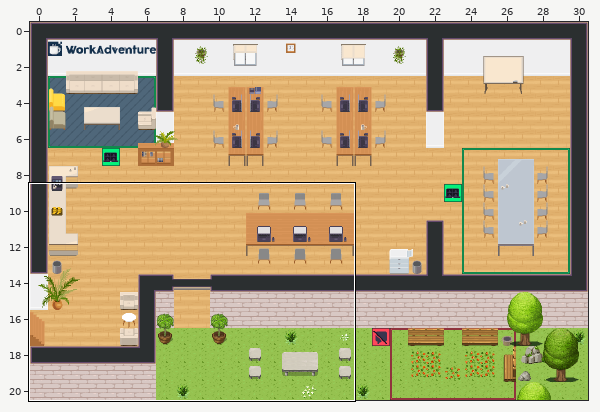
Tiled map (JSON) -- map.tmj. The picture above shows the old version from afar; the outline marks the close-up.
Close-up. Before:
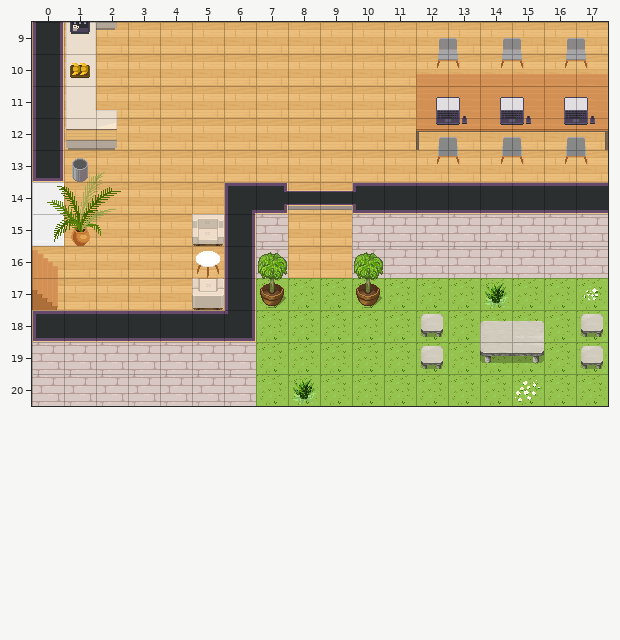
Cells are 32x32 px. Shown: x 0..17, y 9..20. The commit also changed other parts of the map, which this record leaves out.
New version:
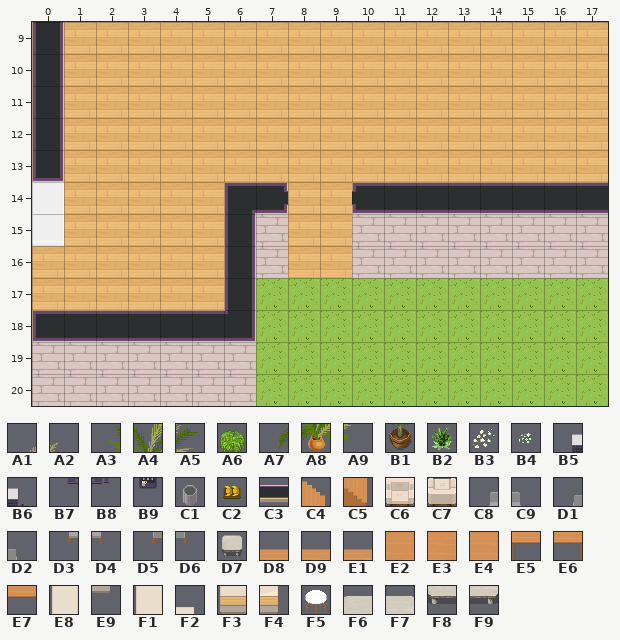
Key: from "WA_Decoration": A1 61, A2 62, A3 72, A4 73, A5 74, A6 78, A7 84, A8 85, A9 86, B1 90; from "WA_Exterior": B2 506, B3 578, B4 579; from "WA_Miscellaneous": B5 2, B6 3, B7 12, B8 13, B9 56, C1 60, C2 104; from "WA_Room_Builder": C3 64, C4 450 flipped left-right, C5 475 flipped left-right; from "WA_Seats": C6 46, C7 47, C8 121, C9 122, D1 123, D2 124, D3 134, D4 135, D5 136, D6 137, D7 150; from "WA_Tables": D8 0, D9 1, E1 3, E2 10, E3 11, E4 13, E5 20, E6 21, E7 23, E8 80, E9 81, F1 100, F2 101, F3 110, F4 111, F5 130, F6 177, F7 178, F8 187, F9 188.
__ is an empty cell.
Changes in this commit:
Layer "furniture/furniture1" (removed):
y 11: x 12..17 E2 E4 E4 E4 E4 E3 -> __ __ __ __ __ __
y 12: x 12..17 E5 E7 E7 E7 E7 E6 -> __ __ __ __ __ __
y 17: x 14 B2 -> __; x 17 B4 -> __
y 20: x 8 B2 -> __; x 15 B3 -> __
Layer "furniture/furniture2" (removed):
y 9: x 1..2 E8 E9 -> __ __; x 12..17 C8 C9 C8 C9 C8 C9 -> __ __ __ __ __ __
y 10: x 1 E8 -> __; x 12..17 D3 D4 D3 D4 D3 D4 -> __ __ __ __ __ __
y 11: x 1 F1 -> __
y 12: x 1..2 F3 F4 -> __ __; x 12..17 D1 D2 D1 D2 D1 D2 -> __ __ __ __ __ __
y 13: x 1 C1 -> __; x 12..17 D5 D6 D5 D6 D5 D6 -> __ __ __ __ __ __
y 15: x 1 A8 -> __; x 5 C6 -> __
y 16: x 0 C4 -> __; x 5 F5 -> __; x 7 A6 -> __; x 10 A6 -> __
y 17: x 0 C5 -> __; x 5 C7 -> __; x 7 B1 -> __; x 10 B1 -> __
y 18: x 12 D7 -> __; x 14..15 F6 F7 -> __ __; x 17 D7 -> __
y 19: x 12 D7 -> __; x 14..15 F8 F9 -> __ __; x 17 D7 -> __
Layer "furniture/furniture3" (removed):
y 9: x 1 B9 -> __
y 10: x 1 C2 -> __
y 11: x 12..17 B5 B6 B5 B6 B5 B6 -> __ __ __ __ __ __
y 12: x 12..17 B7 B8 B7 B8 B7 B8 -> __ __ __ __ __ __
Layer "above/above1" (removed):
y 10: x 12..17 D8 E1 E1 E1 E1 D9 -> __ __ __ __ __ __
y 11: x 2 F2 -> __
y 13: x 1..2 A1 A2 -> __ __
y 14: x 0..2 A3 A4 A5 -> __ __ __; x 8..9 C3 C3 -> __ __
y 15: x 0 A7 -> __; x 2 A9 -> __
